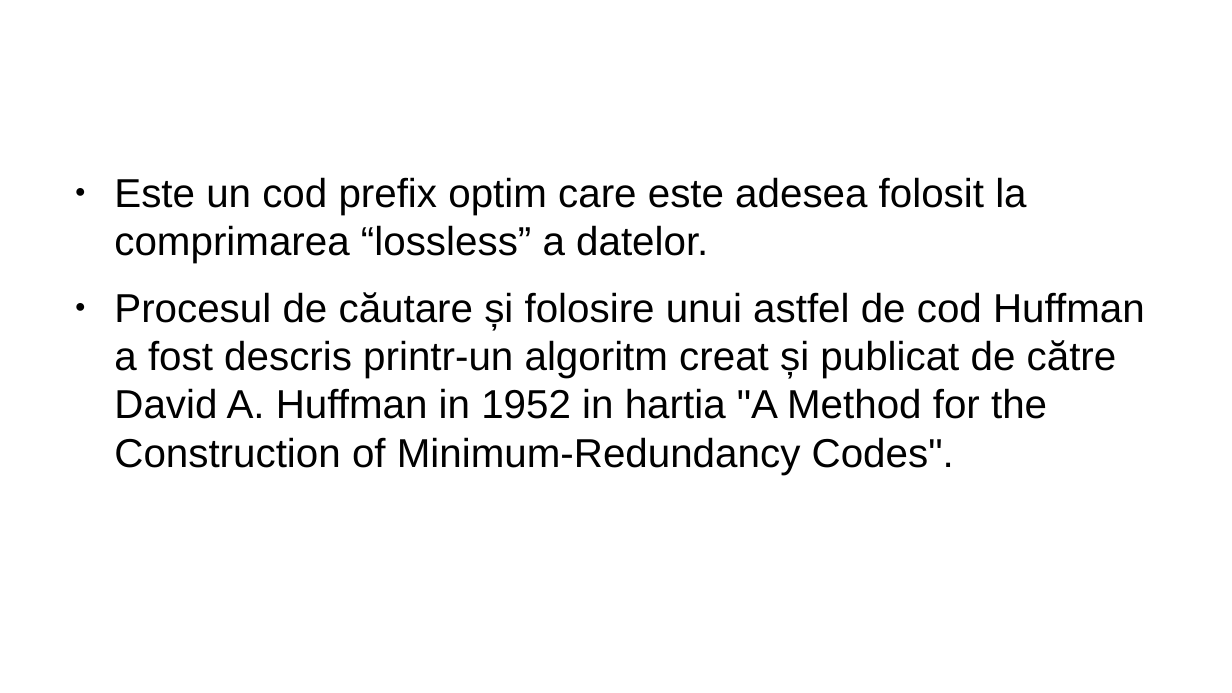
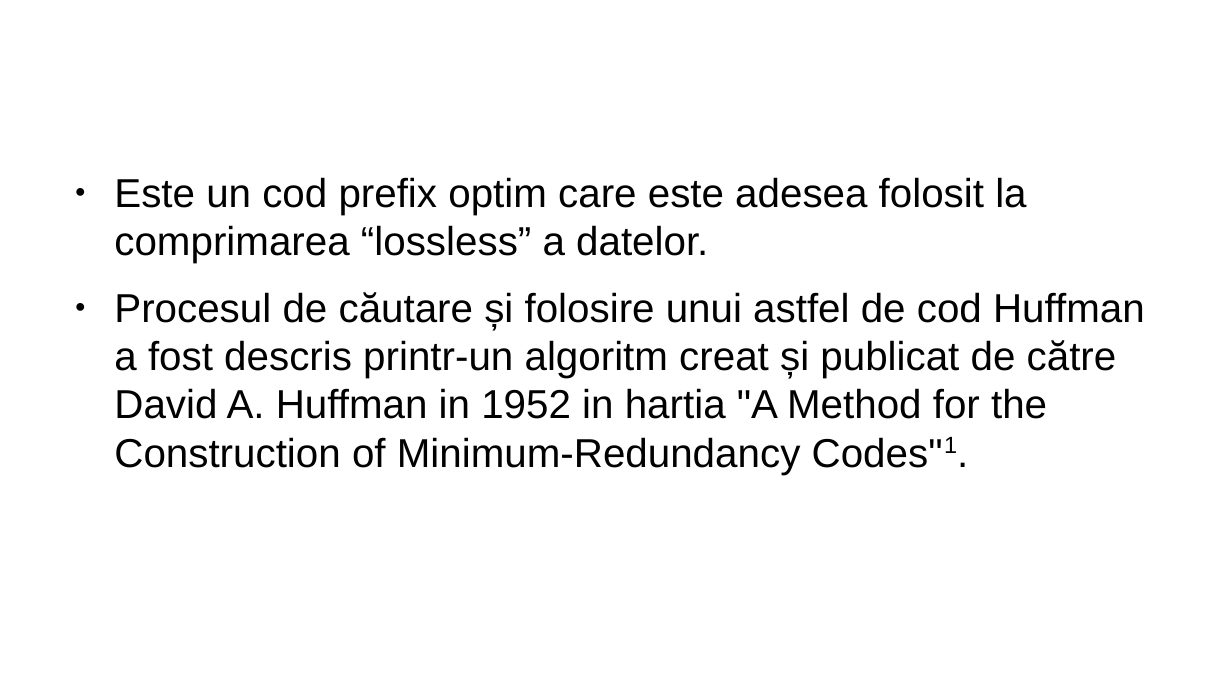
Before and after one commit to zeroblitz36/HuffmanEncoder, a slide deck: slide 2 of prezentare_huffman.odp. Drawn at 1232x693 pixels with LibreOffice and Linux fonts; fonts in the diff are those of the drawing; background and template pictures are left out. Boxes give left, top, right and bottom in pixels: in the first picture for what was removed or moved away, otherwise in the second. Text is boxed around its words. In the diff, an @@ line names an element or a change of style, - is before the commit and + after.

```diff
--- a/prezentare_huffman.odp
+++ b/prezentare_huffman.odp
@@ text at bbox=[114, 292, 1145, 475]: text changed @@
-● Procesul de căutare și folosire unui astfel de cod Huffman a fost descris printr-un algoritm creat și publicat de către David A. Huffman in 1952 in hartia "A Method for the Construction of Minimum-Redundancy Codes".
+● Procesul de căutare și folosire unui astfel de cod Huffman a fost descris printr-un algoritm creat și publicat de către David A. Huffman in 1952 in hartia "A Method for the Construction of Minimum-Redundancy Codes"1.
```
Also in this commit, not shown: 1 slide added.
